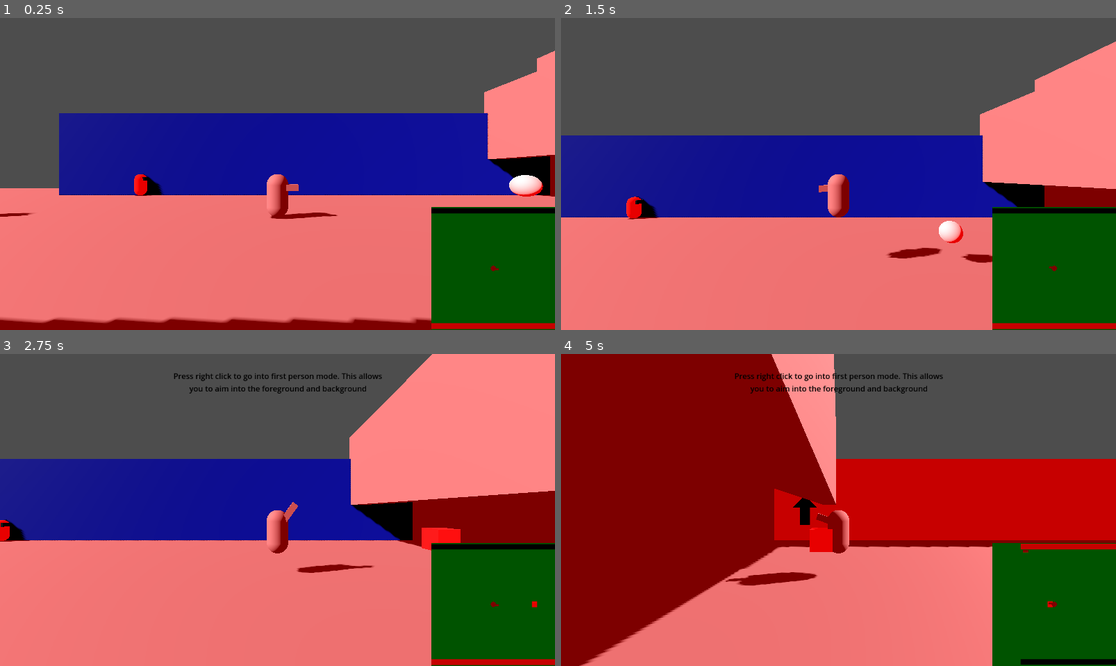
Above: before the commit, frames 1-4 (two rows, left to right).
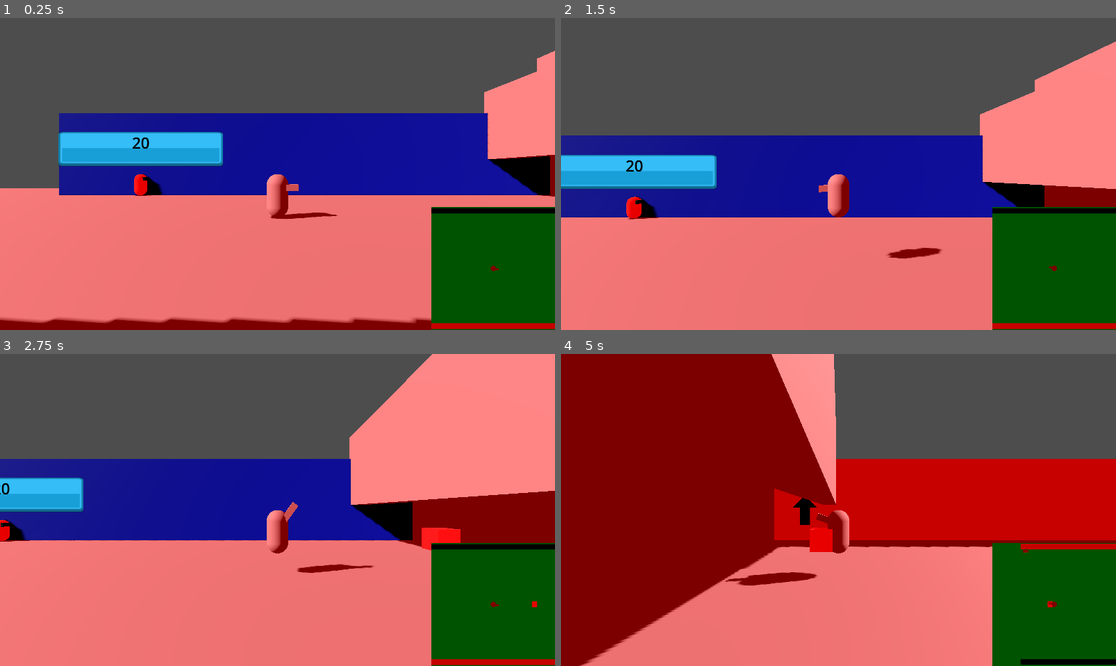
Above: after the commit, the same moments.

Repository: dama33/New-Game-Project
Game: Godot game, scene res://level.tscn
The game is run twice, just before and just after one commit, with the same random seed, the same clock (stepped at 60 frames per second) and the same inputs.
Inputs (mouse positions are in pixels of both pictures, inside the frame that each line leads up to):
- Up to frame 1 (0.25 s): no input
- Up to frame 2 (1.5 s): tap Enter at 0.5 s; move the mouse to (960, 158) at 0.52 s; hold D (right) 0.53-1.28 s; hold Shift (wall_cling, bound only after the commit) 0.53-1.28 s; tap Space (jump) at 0.77, 0.8, 1.07, 1.35 s; move the mouse to (727, 189) at 1.27 s; hold S (down) from 1.28 s (still down)
- Up to frame 3 (2.75 s): tap Space (jump) at 1.52, 1.82, 2.3 s; tap Shift (wall_cling, bound only after the commit) at 1.55 s; move the mouse to (333, 441) at 2.02 s; release S (down) at 2.03 s; hold D (right) from 2.03 s (still down); right-click (333, 441) at 2.1 s
- Up to frame 4 (5 s): tap Enter at 2.75, 3.5, 4.25 s; move the mouse to (810, 572) at 2.77 s; tap Ctrl (change_side_view) at 2.85 s; tap Space (jump) at 3.02, 3.32, 3.77, 3.8, 4.07, 4.52, 4.82 s; tap Shift (wall_cling, bound only after the commit) at 3.05, 4.35 s; move the mouse to (1005, 556) at 3.52 s; release D (right) at 3.53 s; hold A (left) from 3.53 s (still down); click (1005, 556) at 3.6 s; move the mouse to (672, 463) at 4.27 s

The runs differ from the first frame. In frame 1, 3.7% of the frame differs, in the area x 0-98%, y 36-64%; in frame 2, 3.4%; in frame 3, 2.2%; in frame 4, 0.6%.

Commit message:
added progress bar for any ui element and added wall cling input

Diff:
--- a/enemy.gd
+++ b/enemy.gd
@@ -1,14 +1,12 @@
 extends CharacterBody3D
 
 var aggro_target: Node
-var shot_count: int
+var ammo: int
 var state: State
 @export var health: int
 @export var shooting_component: ShootingComponent
 @export var hurtbox_component: HurtboxComponent
-@export var ammo: int
-@export var shot_time: float
-@export var reload_time: float
+@export var enemy_attack_resource: EnemyAttackResource
 
 enum State {
 	IDLE,
@@ -18,22 +16,37 @@
 
 func _ready() -> void:
 	aggro_target = null
-	shot_count = 0
+	ammo = enemy_attack_resource.ammo
 	state = State.IDLE
-	%ReloadTimer.wait_time = reload_time
-	%ShotTimer.wait_time = shot_time
+	if ammo == 1:
+		%ProgressBar.continuous = true
+	%ProgressBar.steps = enemy_attack_resource.ammo
+	%ProgressBar.value = 100
+	%ReloadTimer.wait_time = enemy_attack_resource.reload_time
+	%ShotTimer.wait_time = enemy_attack_resource.shot_time
 
 
 func _process(delta: float) -> void:
 	if(state == State.RELOADING && %ReloadTimer.is_stopped()):
 		%ReloadTimer.start()
+	if(state == State.RELOADING && !%ReloadTimer.is_stopped()):
+		var calculated_value = (($ReloadTimer.wait_time-$ReloadTimer.time_left)/%ReloadTimer.wait_time)
+		%ProgressBar.value = (calculated_value*100)
+		%ProgressBar.steps = calculated_value*enemy_attack_resource.ammo
 	if aggro_target != null:
 		$Pivot.look_at(aggro_target.global_position)
 		$CollisionShape3D.global_rotation = $Pivot.global_rotation
 		if(state != State.RELOADING && %ShotTimer.is_stopped()):
-			print("shot count:" , shot_count)
+			print("ammo left:" , ammo)
 			shooting_component.shoot(false)
-			%ShotTimer.start()
+			%ProgressBar.value = ((100/enemy_attack_resource.ammo) * ammo)
+			%ProgressBar.steps = ammo
+			ammo-=1
+			if ammo != 0:
+				%ShotTimer.start()
+			else:
+				state = State.RELOADING
+
 
 func _on_aggro_range_area_entered(area: Area3D) -> void:
 	if area != hurtbox_component && area.collision_layer==1:
@@ -41,18 +54,13 @@
 		state = State.SHOOTING
 
 func _on_aggro_range_area_shape_exited(area_rid: RID, area: Area3D, area_shape_index: int, local_shape_index: int) -> void:
-	aggro_target = null
-	shot_count = 0
-	state = State.IDLE
-
+	if has_node("%ProgressBar"):
+		aggro_target = null
+		ammo = enemy_attack_resource.ammo
+		state = State.IDLE
+		%ProgressBar.value = 100
+		%ProgressBar.steps = ammo
 
 func _on_reload_timer_timeout() -> void:
-	shot_count = 0
+	ammo = enemy_attack_resource.ammo
 	state = State.SHOOTING
-
-
-func _on_shot_timer_timeout() -> void:
-	if(shot_count >= ammo):
-		state = State.RELOADING
-	else:
-		shot_count+=1
--- a/enemy.tscn
+++ b/enemy.tscn
@@ -1,9 +1,10 @@
-[gd_scene load_steps=13 format=3 uid="uid://c3q3v5r6nduqo"]
+[gd_scene load_steps=15 format=3 uid="uid://c3q3v5r6nduqo"]
 
 [ext_resource type="Script" uid="uid://dtqjoscamhgfv" path="res://components/health_component.gd" id="1_4gyqm"]
 [ext_resource type="Script" uid="uid://ojvdo3w35xgf" path="res://enemy.gd" id="1_iifgy"]
 [ext_resource type="Script" uid="uid://cfp7mqofhq2bo" path="res://components/shooting_component.gd" id="3_qi2p4"]
 [ext_resource type="PackedScene" uid="uid://d036qgb15y0tm" path="res://components/hurtbox_component.tscn" id="4_iifgy"]
+[ext_resource type="PackedScene" uid="uid://c0t0j5b247jkh" path="res://ui/progress_bar.tscn" id="5_epg4t"]
 
 [sub_resource type="CapsuleShape3D" id="CapsuleShape3D_iifgy"]
 
@@ -25,6 +26,9 @@
 size = Vector3(73.0361, 14.6951, 21.8772)
 
 [sub_resource type="CapsuleMesh" id="CapsuleMesh_iifgy"]
+
+[sub_resource type="ViewportTexture" id="ViewportTexture_3yqyl"]
+viewport_path = NodePath("Sprite3D/SubViewport")
 
 [node name="Enemy" type="CharacterBody3D" node_paths=PackedStringArray("shooting_component", "hurtbox_component")]
 script = ExtResource("1_iifgy")
@@ -84,9 +88,22 @@
 wait_time = 0.05
 one_shot = true
 
+[node name="Sprite3D" type="Sprite3D" parent="."]
+transform = Transform3D(3.57, 0, 0, 0, 3.57, 0, 0, 0, 3.57, 0, 1.42423, 0)
+billboard = 1
+texture = SubResource("ViewportTexture_3yqyl")
+
+[node name="SubViewport" type="SubViewport" parent="Sprite3D"]
+transparent_bg = true
+size = Vector2i(432, 197)
+
+[node name="ProgressBar" parent="Sprite3D/SubViewport" instance=ExtResource("5_epg4t")]
+unique_name_in_owner = true
+
 [connection signal="area_entered" from="AggroRange" to="." method="_on_aggro_range_area_entered"]
 [connection signal="area_shape_exited" from="AggroRange" to="." method="_on_aggro_range_area_shape_exited"]
 [connection signal="timeout" from="ReloadTimer" to="." method="_on_reload_timer_timeout"]
 [connection signal="timeout" from="ShotTimer" to="." method="_on_shot_timer_timeout"]
 
 [editable path="HurtboxComponent"]
+[editable path="Sprite3D/SubViewport/ProgressBar"]
--- a/level.tscn
+++ b/level.tscn
@@ -9,6 +9,8 @@
 [ext_resource type="PackedScene" uid="uid://cjko0yk1qtx13" path="res://pickup.tscn" id="7_n6hdu"]
 [ext_resource type="Resource" uid="uid://nagdnc3qrpcb" path="res://resources/first_person_pickup.tres" id="8_i2t4f"]
 [ext_resource type="Resource" uid="uid://dl6a6qvofta6n" path="res://resources/wall_cling_pickup.tres" id="8_km5ld"]
+[ext_resource type="Resource" uid="uid://olphwo7hyfku" path="res://resources/background_enemy.tres" id="9_2orkt"]
+[ext_resource type="Resource" uid="uid://cw6fij7l1c1uk" path="res://resources/on_axis_enemy.tres" id="10_aicyk"]
 
 [sub_resource type="BoxMesh" id="BoxMesh_vonw3"]
 size = Vector3(57.81, 2, 300)
@@ -93,14 +95,14 @@
 size = Vector3(1, 8.30859, 46.9386)
 material = SubResource("StandardMaterial3D_vonw3")
 
-[node name="StaticBody3D" type="StaticBody3D" parent="."]
+[node name="Arrow" type="StaticBody3D" parent="."]
 transform = Transform3D(1, 0, 0, 0, 1, 0, 0, 0, 1, 9.63173, 1.48213, -21.6698)
 
-[node name="CSGBakedCollisionShape3D" type="CollisionShape3D" parent="StaticBody3D"]
+[node name="CSGBakedCollisionShape3D" type="CollisionShape3D" parent="Arrow"]
 transform = Transform3D(2.77, 0, 0, 0, 2.77, 0, 0, 0, 2.77, 0, 0, 0)
 shape = SubResource("ConcavePolygonShape3D_i2t4f")
 
-[node name="CSGBakedMeshInstance3D" type="MeshInstance3D" parent="StaticBody3D"]
+[node name="CSGBakedMeshInstance3D" type="MeshInstance3D" parent="Arrow"]
 transform = Transform3D(2.77, 0, 0, 0, 2.77, 0, 0, 0, 2.77, 0, 0, 0)
 mesh = SubResource("ArrayMesh_8cye3")
 skeleton = NodePath("../..")
@@ -118,109 +120,126 @@
 transform = Transform3D(-8.74228e-08, 0, 2, 0, 2, 0, -2, 0, -8.74228e-08, -0.588095, -2.66196, -20.5622)
 visible = false
 
-[node name="Enemy" parent="." instance=ExtResource("5_f2txt")]
+[node name="FirstPersonPickup" parent="." instance=ExtResource("7_n6hdu")]
+transform = Transform3D(1, 0, 0, 0, 1, 0, 0, 0, 1, 0, 10.8119, 82.66)
+pickup_resource = ExtResource("8_i2t4f")
+
+[node name="WallClingPickup" parent="." instance=ExtResource("7_n6hdu")]
+transform = Transform3D(1, 0, 0, 0, 1, 0, 0, 0, 1, 0, 2.52614, 23.7433)
+pickup_resource = ExtResource("8_km5ld")
+
+[node name="Enemies" type="Node" parent="."]
+
+[node name="Enemy3" parent="Enemies" instance=ExtResource("5_f2txt")]
+transform = Transform3D(1, 0, 0, 0, 1, 0, 0, 0, 1, -9.67362, 1.0148, -37.5063)
+enemy_attack_resource = ExtResource("9_2orkt")
+
+[node name="Enemy4" parent="Enemies" instance=ExtResource("5_f2txt")]
+transform = Transform3D(1, 0, 0, 0, 1, 0, 0, 0, 1, -9.67362, 6.8308, -37.8552)
+enemy_attack_resource = ExtResource("9_2orkt")
+
+[node name="Enemy5" parent="Enemies" instance=ExtResource("5_f2txt")]
+transform = Transform3D(1, 0, 0, 0, 1, 0, 0, 0, 1, -9.67362, 1.0148, -44.1372)
+enemy_attack_resource = ExtResource("9_2orkt")
+
+[node name="Enemy6" parent="Enemies" instance=ExtResource("5_f2txt")]
+transform = Transform3D(1, 0, 0, 0, 1, 0, 0, 0, 1, -9.67362, 1.0148, -50.1696)
+enemy_attack_resource = ExtResource("9_2orkt")
+
+[node name="Enemy8" parent="Enemies" instance=ExtResource("5_f2txt")]
+transform = Transform3D(1, 0, 0, 0, 1, 0, 0, 0, 1, -9.67362, 6.82821, -50.2593)
+enemy_attack_resource = ExtResource("9_2orkt")
+
+[node name="Enemy9" parent="Enemies" instance=ExtResource("5_f2txt")]
+transform = Transform3D(1, 0, 0, 0, 1, 0, 0, 0, 1, -9.67362, 6.93551, -44.2494)
+enemy_attack_resource = ExtResource("9_2orkt")
+
+[node name="Enemy" parent="Enemies" instance=ExtResource("5_f2txt")]
 transform = Transform3D(1, 0, 0, 0, 1, 0, 0, 0, 1, -9.67362, 0.981764, 12.8431)
-ammo = 20
-shot_time = 0.05
-reload_time = 4.0
-
-[node name="Enemy2" parent="." instance=ExtResource("5_f2txt")]
-transform = Transform3D(1, 0, 0, 0, 1, 0, 0, 0, 1, 0, 0.901309, 14.7875)
+enemy_attack_resource = ExtResource("9_2orkt")
+
+[node name="Enemy2" parent="Enemies" instance=ExtResource("5_f2txt")]
+transform = Transform3D(1, 0, 0, 0, 1, 0, 0, 0, 1, 0, 0.901309, 42.6233)
 health = 5
-ammo = 5
-shot_time = 0.5
-reload_time = 0.5
-
-[node name="MoveableWall" type="StaticBody3D" parent="." node_paths=PackedStringArray("ending_marker")]
+enemy_attack_resource = ExtResource("10_aicyk")
+
+[node name="Obstacles" type="Node" parent="."]
+
+[node name="ButtonFloor" type="StaticBody3D" parent="Obstacles"]
+transform = Transform3D(0.49, 0, 0, 0, 0.00317281, -0.48999, 0, 0.48999, 0.00317281, 5.07702, 6.68628, -24.532)
+
+[node name="CSGBakedCollisionShape3D" type="CollisionShape3D" parent="Obstacles/ButtonFloor"]
+transform = Transform3D(1, 0, 0, 0, 1, 4.65661e-10, 0, -4.65661e-10, 1, 0.630991, -1.84909, -0.0241222)
+shape = SubResource("ConcavePolygonShape3D_1ainy")
+
+[node name="CSGBakedMeshInstance3D" type="MeshInstance3D" parent="Obstacles/ButtonFloor"]
+transform = Transform3D(0.935, 0, 0, 0, 0.79, 0, 0, 0, 1, 0, -0.947486, 0)
+mesh = SubResource("ArrayMesh_n6hdu")
+skeleton = NodePath("../../..")
+
+[node name="WalljumpWall" type="StaticBody3D" parent="Obstacles"]
+transform = Transform3D(1, 0, 0, 0, 1, 0, 0, 0, 1, -0.0542908, 7.60054, -20.7148)
+
+[node name="CSGBakedCollisionShape3D" type="CollisionShape3D" parent="Obstacles/WalljumpWall"]
+shape = SubResource("ConcavePolygonShape3D_1ainy")
+
+[node name="CSGBakedMeshInstance3D" type="MeshInstance3D" parent="Obstacles/WalljumpWall"]
+transform = Transform3D(0.935, 0, 0, 0, 0.79, 0, 0, 0, 1, 0, -0.947486, 0)
+mesh = SubResource("ArrayMesh_n6hdu")
+skeleton = NodePath("../../..")
+
+[node name="MoveableWall" type="StaticBody3D" parent="Obstacles" node_paths=PackedStringArray("ending_marker")]
 transform = Transform3D(1, 0, 0, 0, 1, 0, 0, 0, 1, -0.020134, 3.63913, -26.6567)
 script = ExtResource("6_1ainy")
 ending_marker = NodePath("EndingPosition")
 
-[node name="CSGBakedCollisionShape3D" type="CollisionShape3D" parent="MoveableWall"]
+[node name="CSGBakedCollisionShape3D" type="CollisionShape3D" parent="Obstacles/MoveableWall"]
 transform = Transform3D(1, 0, 0, 0, 2, 0, 0, 0, 1, 0, 1.63483, 0)
 shape = SubResource("ConcavePolygonShape3D_1ainy")
 
-[node name="CSGBakedMeshInstance3D" type="MeshInstance3D" parent="MoveableWall"]
+[node name="CSGBakedMeshInstance3D" type="MeshInstance3D" parent="Obstacles/MoveableWall"]
 transform = Transform3D(1, 0, 0, 0, 2.395, 0, 0, 0, 1, 0, 0, 0)
 layers = 524289
 mesh = SubResource("ArrayMesh_n6hdu")
-skeleton = NodePath("../..")
-
-[node name="EndingPosition" type="Marker3D" parent="MoveableWall"]
+skeleton = NodePath("../../..")
+
+[node name="EndingPosition" type="Marker3D" parent="Obstacles/MoveableWall"]
 transform = Transform3D(1, 0, 0, 0, 1, 0, 0, 0, 1, 22, 0, 0)
 
-[node name="Enemy3" parent="." instance=ExtResource("5_f2txt")]
-transform = Transform3D(1, 0, 0, 0, 1, 0, 0, 0, 1, -9.67362, 1.0148, -37.5063)
-ammo = 20
-shot_time = 0.05
-reload_time = 4.0
-
-[node name="Enemy4" parent="." instance=ExtResource("5_f2txt")]
-transform = Transform3D(1, 0, 0, 0, 1, 0, 0, 0, 1, -9.67362, 6.8308, -37.8552)
-ammo = 20
-shot_time = 0.05
-reload_time = 4.0
-
-[node name="Enemy5" parent="." instance=ExtResource("5_f2txt")]
-transform = Transform3D(1, 0, 0, 0, 1, 0, 0, 0, 1, -9.67362, 1.0148, -44.1372)
-ammo = 20
-shot_time = 0.05
-reload_time = 4.0
-
-[node name="Enemy6" parent="." instance=ExtResource("5_f2txt")]
-transform = Transform3D(1, 0, 0, 0, 1, 0, 0, 0, 1, -9.67362, 1.0148, -50.1696)
-ammo = 20
-shot_time = 0.05
-reload_time = 4.0
-
-[node name="Enemy8" parent="." instance=ExtResource("5_f2txt")]
-transform = Transform3D(1, 0, 0, 0, 1, 0, 0, 0, 1, -9.67362, 6.82821, -50.2593)
-ammo = 20
-shot_time = 0.05
-reload_time = 4.0
-
-[node name="Enemy9" parent="." instance=ExtResource("5_f2txt")]
-transform = Transform3D(1, 0, 0, 0, 1, 0, 0, 0, 1, -9.67362, 6.93551, -44.2494)
-ammo = 20
-shot_time = 0.05
-reload_time = 4.0
-
-[node name="FirstPersonPickup" parent="." instance=ExtResource("7_n6hdu")]
-transform = Transform3D(1, 0, 0, 0, 1, 0, 0, 0, 1, -0.071303, 1.43229, -11.5635)
-pickup_resource = ExtResource("8_i2t4f")
-
-[node name="WallClingPickup" parent="." instance=ExtResource("7_n6hdu")]
-transform = Transform3D(1, 0, 0, 0, 1, 0, 0, 0, 1, 0, 2.52614, 23.7433)
-pickup_resource = ExtResource("8_km5ld")
-
-[node name="WalljumpWall" type="StaticBody3D" parent="."]
-transform = Transform3D(1, 0, 0, 0, 1, 0, 0, 0, 1, -0.0542908, 7.60054, -20.7148)
-
-[node name="CSGBakedCollisionShape3D" type="CollisionShape3D" parent="WalljumpWall"]
-shape = SubResource("ConcavePolygonShape3D_1ainy")
-
-[node name="CSGBakedMeshInstance3D" type="MeshInstance3D" parent="WalljumpWall"]
-transform = Transform3D(0.935, 0, 0, 0, 0.79, 0, 0, 0, 1, 0, -0.947486, 0)
-mesh = SubResource("ArrayMesh_n6hdu")
-skeleton = NodePath("../..")
-
-[node name="ButtonFloor" type="StaticBody3D" parent="."]
-transform = Transform3D(0.49, 0, 0, 0, 0.00317281, -0.48999, 0, 0.48999, 0.00317281, 5.07702, 6.68628, -24.532)
-
-[node name="CSGBakedCollisionShape3D" type="CollisionShape3D" parent="ButtonFloor"]
-transform = Transform3D(1, 0, 0, 0, 1, 4.65661e-10, 0, -4.65661e-10, 1, 0.630991, -1.84909, -0.0241222)
-shape = SubResource("ConcavePolygonShape3D_1ainy")
-
-[node name="CSGBakedMeshInstance3D" type="MeshInstance3D" parent="ButtonFloor"]
-transform = Transform3D(0.935, 0, 0, 0, 0.79, 0, 0, 0, 1, 0, -0.947486, 0)
-mesh = SubResource("ArrayMesh_n6hdu")
-skeleton = NodePath("../..")
+[node name="CSGCombiner3D" type="CSGCombiner3D" parent="Obstacles"]
+transform = Transform3D(1, 0, 0, 0, 1, 0, 0, 0, 1, 0, 4.85921, 80.6743)
+use_collision = true
+
+[node name="CSGBox3D" type="CSGBox3D" parent="Obstacles/CSGCombiner3D"]
+size = Vector3(20.2225, 9.745, 20.4539)
+
+[node name="CSGBox3D2" type="CSGBox3D" parent="Obstacles/CSGCombiner3D"]
+transform = Transform3D(1, 0, 0, 0, 1, 0, 0, 0, 1, 0.0297778, 1.22204, -9.09473)
+operation = 2
+size = Vector3(20.5395, 7.62662, 2.27026)
+
+[node name="CSGBox3D3" type="CSGBox3D" parent="Obstacles/CSGCombiner3D"]
+transform = Transform3D(1, 0, 0, 0, 1, 0, 0, 0, 1, 0.0297778, 2.21427, -6.86594)
+operation = 2
+size = Vector3(20.5395, 5.64217, 2.27026)
+
+[node name="CSGBox3D4" type="CSGBox3D" parent="Obstacles/CSGCombiner3D"]
+transform = Transform3D(1, 0, 0, 0, 1, 0, 0, 0, 1, 0.0297778, 3.03716, -4.61385)
+operation = 2
+size = Vector3(20.5395, 3.99638, 2.27026)
+
+[node name="CSGBox3D5" type="CSGBox3D" parent="Obstacles/CSGCombiner3D"]
+transform = Transform3D(1, 0, 0, 0, 1, 0, 0, 0, 1, 0.0297778, 3.91028, -2.38294)
+operation = 2
+size = Vector3(20.5395, 2.25014, 2.27026)
+
+[node name="CSGBox3D" type="CSGBox3D" parent="Obstacles"]
+transform = Transform3D(1, 0, 0, 0, 1, 0, 0, 0, 1, 0.0408936, 6.06842, 50.8876)
+size = Vector3(24.6262, 6.94678, 1)
 
 [connection signal="button_activated" from="FrontWall/Button" to="FrontWall/Door" method="_on_button_button_activated"]
-[connection signal="button_activated" from="FrontWall/Button" to="MoveableWall" method="_on_button_button_activated"]
+[connection signal="button_activated" from="FrontWall/Button" to="Obstacles/MoveableWall" method="_on_button_button_activated"]
 
 [editable path="Player"]
 [editable path="Player/HurtboxComponent"]
 [editable path="Player/PickupPopup"]
-[editable path="Enemy2"]
-[editable path="Enemy2/HurtboxComponent"]
--- a/player.gd
+++ b/player.gd
@@ -55,18 +55,22 @@
 	if position.x < 0 || position.x > 0:
 		position.x = 0
 
-	if !is_on_floor() && !(is_on_wall() && wall_cling_unlocked):
+	if !is_on_floor() && !(is_on_wall() && wall_cling_unlocked && Input.is_action_pressed("wall_cling")):
 		velocity.y += gravity*delta
+		velocity.y = clamp(velocity.y, -jump_velocity, jump_velocity)
+		print(velocity.y)
 	elif state == State.THIRD_PERSON && (is_on_floor() || is_on_wall()) && (Input.is_action_just_pressed("jump") || Input.is_action_just_pressed("down")):
 		if Input.is_action_just_pressed("jump"):
-			if is_on_wall() && wall_cling_unlocked:
+			if is_on_wall() && wall_cling_unlocked && Input.is_action_pressed("wall_cling"):
 				just_walljumped = true
 				velocity = get_wall_normal() * speed * delta
-			velocity.y = jump_velocity
+				velocity.y = jump_velocity
+			if is_on_floor():
+				velocity.y = jump_velocity
 		elif is_on_wall() && Input.is_action_just_pressed("down"):
+			just_walljumped = true
 			velocity = get_wall_normal()
-
-	elif is_on_wall() && wall_cling_unlocked:
+	elif is_on_wall() && wall_cling_unlocked && Input.is_action_pressed("wall_cling"):
 		velocity.y = 0
 
 
--- /dev/null
+++ b/progress_bar.gd
@@ -0,0 +1,11 @@
+extends TextureProgressBar
+
+@onready var label = $Label
+var steps: float
+var continuous:bool
+
+func _process(delta: float) -> void:
+	if !continuous:
+		label.text = str(int(steps))
+	else:
+		label.text = "Firing"
--- a/project.godot
+++ b/project.godot
@@ -65,6 +65,11 @@
 "events": [Object(InputEventKey,"resource_local_to_scene":false,"resource_name":"","device":-1,"window_id":0,"alt_press …(192 unchanged characters)…
 ]
 }
+wall_cling={
+"deadzone": 0.2,
+"events": [Object(InputEventKey,"resource_local_to_scene":false,"resource_name":"","device":-1,"window_id":0,"alt_pressed":false,"shift_pressed":false,"ctrl_pressed":false,"meta_pressed":false,"pressed":false,"keycode":0,"physical_keycode":4194325,"key_label":0,"unicode":0,"location":0,"echo":false,"script":null)
+]
+}
 
 [layer_names]
 
--- /dev/null
+++ b/resources/background_enemy.tres
@@ -0,0 +1,10 @@
+[gd_resource type="Resource" script_class="EnemyAttackResource" load_steps=2 format=3 uid="uid://olphwo7hyfku"]
+
+[ext_resource type="Script" uid="uid://bhfmfvg2qapys" path="res://resources/enemy_attack_resource.gd" id="1_hqxev"]
+
+[resource]
+script = ExtResource("1_hqxev")
+ammo = 20
+shot_time = 0.05
+reload_time = 4.0
+metadata/_custom_type_script = "uid://bhfmfvg2qapys"
--- /dev/null
+++ b/resources/enemy_attack_resource.gd
@@ -0,0 +1,6 @@
+extends Resource
+class_name EnemyAttackResource
+
+@export var ammo: int
+@export var shot_time: float
+@export var reload_time: float
--- a/resources/first_person_pickup.tres
+++ b/resources/first_person_pickup.tres
@@ -1,6 +1,6 @@
 [gd_resource type="Resource" script_class="PickupResource" load_steps=2 format=3 uid="uid://nagdnc3qrpcb"]
 
-[ext_resource type="Script" uid="uid://b6r1plqvvaw46" path="res://pickup_resource.gd" id="1_ppxmg"]
+[ext_resource type="Script" uid="uid://b6r1plqvvaw46" path="res://resources/pickup_resource.gd" id="1_ppxmg"]
 
 [resource]
 script = ExtResource("1_ppxmg")
--- /dev/null
+++ b/resources/on_axis_enemy.tres
@@ -0,0 +1,10 @@
+[gd_resource type="Resource" script_class="EnemyAttackResource" load_steps=2 format=3 uid="uid://cw6fij7l1c1uk"]
+
+[ext_resource type="Script" uid="uid://bhfmfvg2qapys" path="res://resources/enemy_attack_resource.gd" id="1_2lusb"]
+
+[resource]
+script = ExtResource("1_2lusb")
+ammo = 1
+shot_time = 0.5
+reload_time = 0.5
+metadata/_custom_type_script = "uid://bhfmfvg2qapys"
--- a/resources/wall_cling_pickup.tres
+++ b/resources/wall_cling_pickup.tres
@@ -1,10 +1,10 @@
 [gd_resource type="Resource" script_class="PickupResource" load_steps=2 format=3 uid="uid://dl6a6qvofta6n"]
 
-[ext_resource type="Script" uid="uid://b6r1plqvvaw46" path="res://pickup_resource.gd" id="1_ecwse"]
+[ext_resource type="Script" uid="uid://b6r1plqvvaw46" path="res://resources/pickup_resource.gd" id="1_ecwse"]
 
 [resource]
 script = ExtResource("1_ecwse")
 id = 1
 name = 1
-description = "You are now able to cling on walls and jump off of them by pressing the spacebar.  Press down to dismount a wall"
+description = "You are now able to cling on walls by holding shift and jump off of them by pressing the spacebar. Press down to dismount a wall"
 metadata/_custom_type_script = "uid://b6r1plqvvaw46"
--- /dev/null
+++ b/ui/progress_bar.tscn
@@ -0,0 +1,34 @@
+[gd_scene load_steps=5 format=3 uid="uid://c0t0j5b247jkh"]
+
+[ext_resource type="Script" uid="uid://cfokwflwhkkst" path="res://progress_bar.gd" id="1_4usvg"]
+[ext_resource type="Texture2D" uid="uid://bwm7wg1nk42r3" path="res://textures/button_rectangle_depth_border.png" id="2_5rton"]
+[ext_resource type="Texture2D" uid="uid://dyrgxmje8e466" path="res://textures/button_rectangle_depth_gloss.png" id="3_hkq1o"]
+
+[sub_resource type="LabelSettings" id="LabelSettings_4usvg"]
+font_size = 41
+font_color = Color(0, 0, 0, 1)
+
+[node name="ProgressBar" type="TextureProgressBar"]
+anchors_preset = 5
+anchor_left = 0.5
+anchor_right = 0.5
+offset_left = -216.0
+offset_right = 216.0
+offset_bottom = 90.0
+grow_horizontal = 2
+nine_patch_stretch = true
+texture_under = ExtResource("2_5rton")
+texture_progress = ExtResource("3_hkq1o")
+script = ExtResource("1_4usvg")
+
+[node name="Label" type="Label" parent="."]
+layout_mode = 1
+anchors_preset = 5
+anchor_left = 0.5
+anchor_right = 0.5
+offset_left = -57.5
+offset_right = 57.5
+offset_bottom = 55.0
+grow_horizontal = 2
+label_settings = SubResource("LabelSettings_4usvg")
+horizontal_alignment = 1
Not shown: 1 places in level.tscn that only renumber resources
Not shown, added: progress_bar.gd.uid
Not shown, added: resources/enemy_attack_resource.gd.uid
Renamed: pickup_resource.gd -> resources/pickup_resource.gd
Renamed: pickup_resource.gd.uid -> resources/pickup_resource.gd.uid
Binary file added: textures/button_rectangle_depth_border.png
Not shown, added: textures/button_rectangle_depth_border.png.import
Binary file added: textures/button_rectangle_depth_gloss.png
Not shown, added: textures/button_rectangle_depth_gloss.png.import
